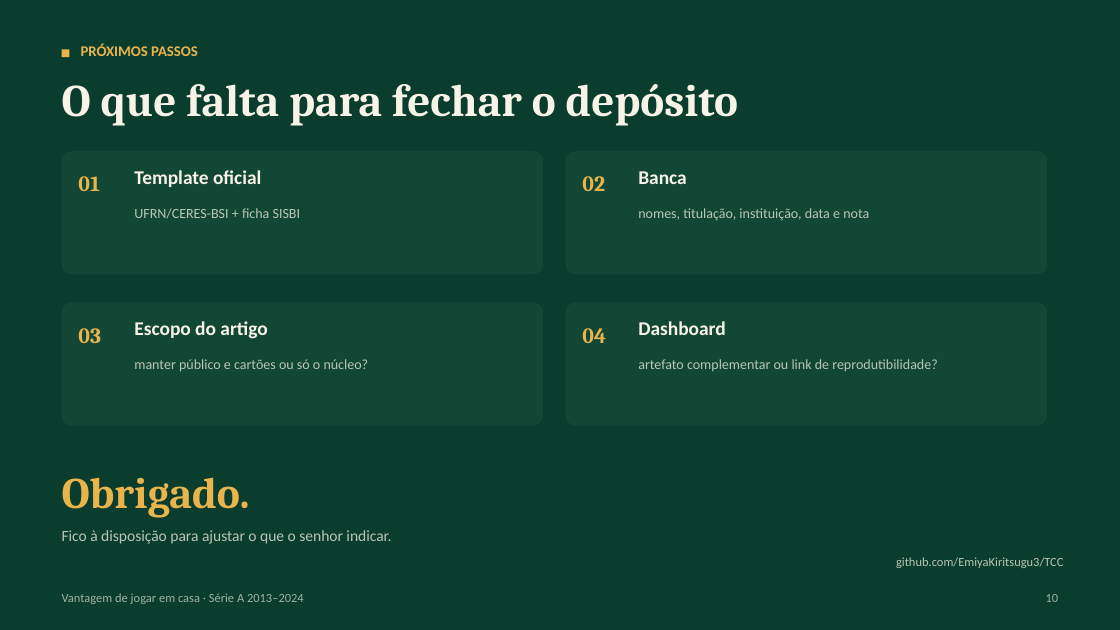
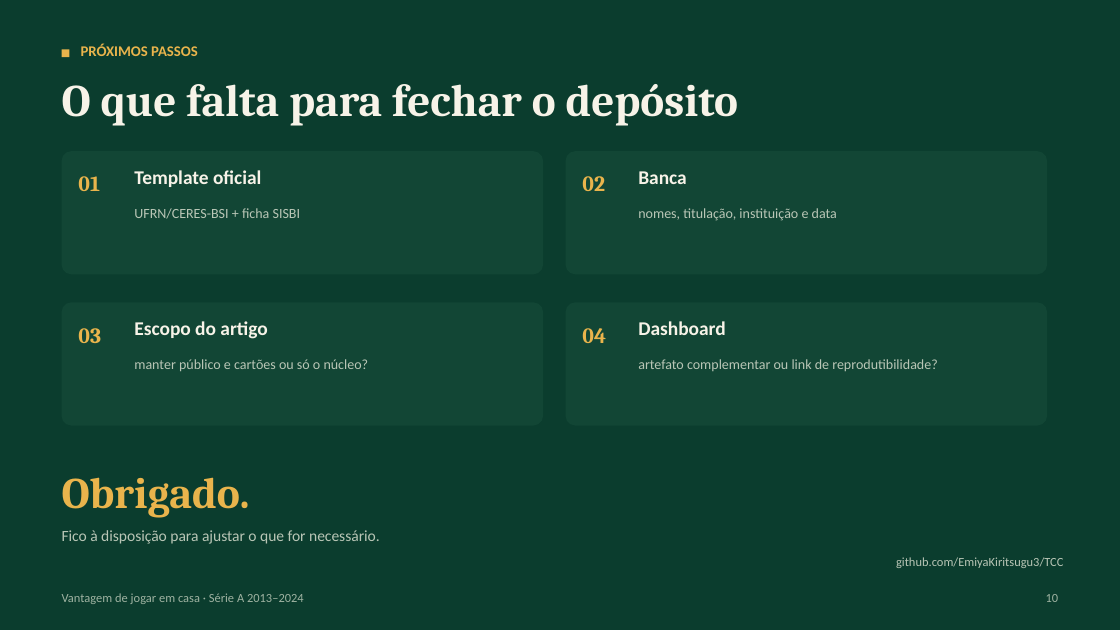
Before and after one commit to EmiyaKiritsugu3/TCC, a slide deck: slide 10 of apresentacao/apresentacao_artigo_2013_2024.pptx. Drawn at 1120x630 pixels with LibreOffice and Linux fonts; fonts in the diff are those of the drawing. Boxes give left, top, right and bottom in pixels: in the first picture for what was removed or moved away, otherwise in the second. Text is boxed around its words. In the diff, an @@ line names an element or a change of style, - is before the commit and + after.

```diff
--- a/apresentacao/apresentacao_artigo_2013_2024.pptx
+++ b/apresentacao/apresentacao_artigo_2013_2024.pptx
@@ text at (x1=638, y1=208, x2=837, y2=221): text changed @@
-nomes, titulação, instituição, data e nota
+nomes, titulação, instituição e data
@@ text at (x1=62, y1=530, x2=380, y2=544): text changed @@
-Fico à disposição para ajustar o que o senhor indicar.
+Fico à disposição para ajustar o que for necessário.
```
Also in this commit, not shown: 9 other slides changed, 6 other files.
